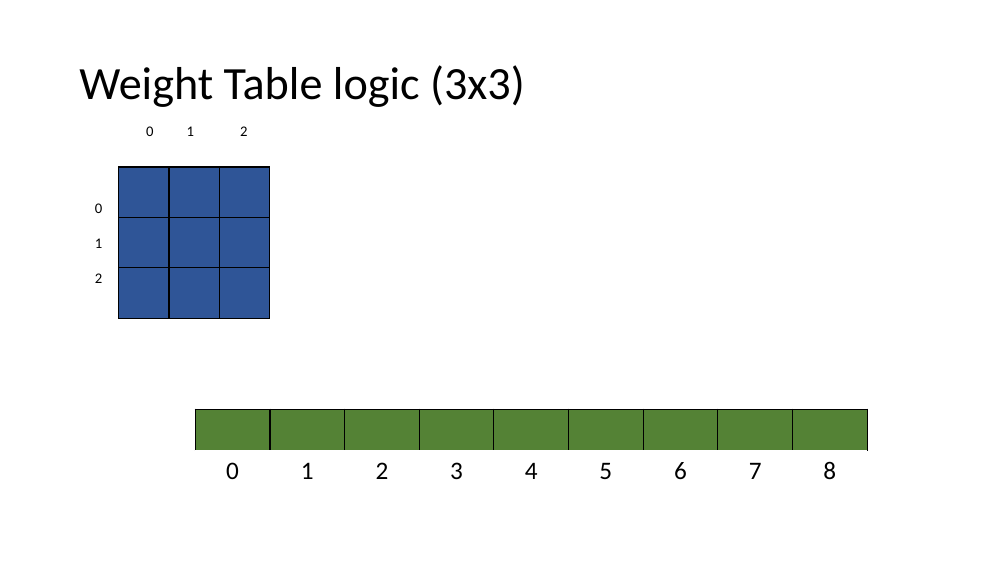
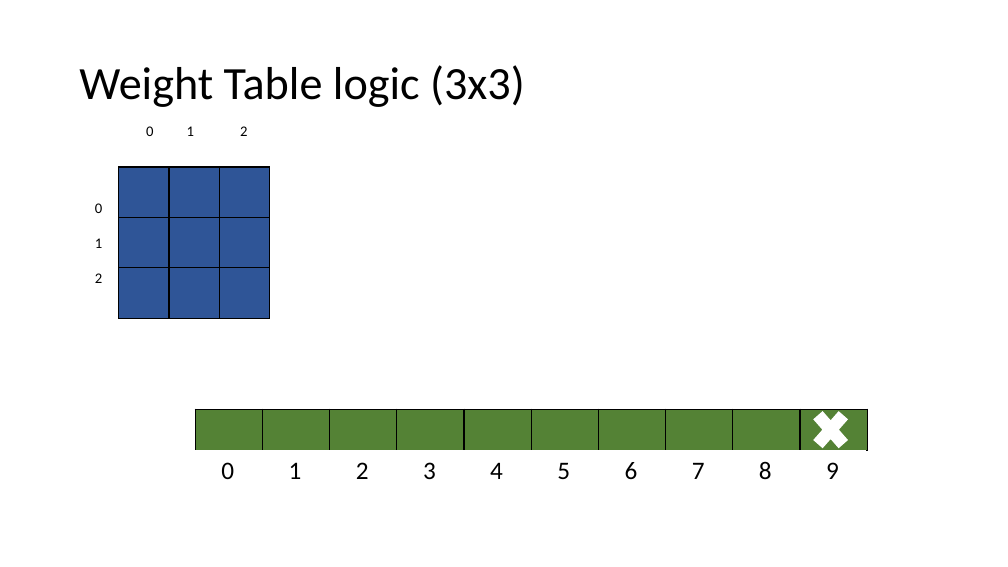
Before and after one commit to ikejokafor/ExpressNet, a slide deck: slide 21 of hardware/doc/CNN Accelerator Implementation Plan.pptx. Drawn at 1008x567 pixels with LibreOffice and Linux fonts; fonts in the diff are those of the drawing. Boxes give left, top, right and bottom in pixels: in the first picture for what was removed or moved away, otherwise in the second. Text is boxed around its words. In the diff, an @@ line names an element or a change of style, - is before the commit and + after.

```diff
--- a/hardware/doc/CNN Accelerator Implementation Plan.pptx
+++ b/hardware/doc/CNN Accelerator Implementation Plan.pptx
@@ table at (196,409,871,451) @@
+column 10: 
@@ table: place and size @@
-table at (196,409,867,451)
+table at (196,409,871,451)
@@ cross added at (807,403,855,457), fill #FFFFFF, outline #FFFFFF 1 pt @@
@@ table at (195,451,870,492) @@
+column 10: 9
```
Also in this commit, not shown: 1 other slide changed, 34 other files.
